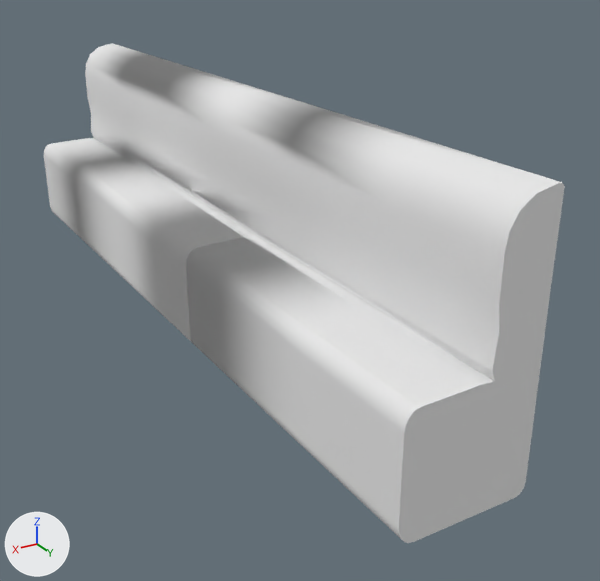
What one commit did to the OBJ model PantyHouse/models/sofa3.obj.
Before and after are seen from a camera (50 mm lens) standing at (146.0, 325.0, 111.0) and looking at (-28.0, 34.0, -34.0). The axes (+X, +Y, +Z) are drawn at lower left. The lights are the same throughout. Where no turn or scale is listed for an object, it has been applied to the vertices.

The first picture shows 'sofa3'.
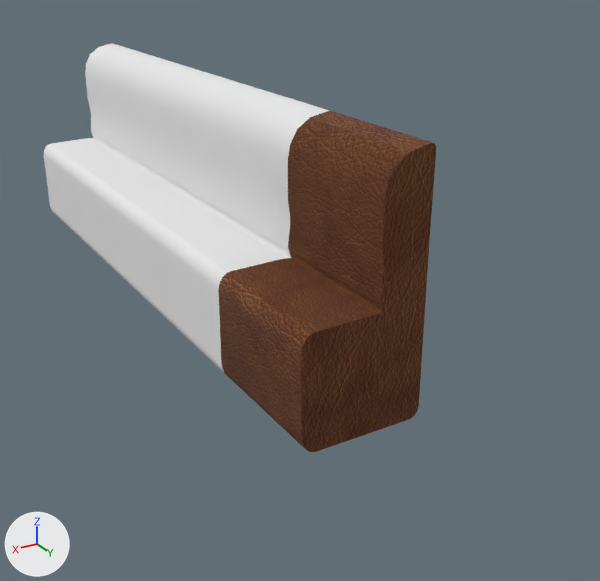
Where the change shows, as pixel boxes (x1, y1, x2, y2) in the pictures (600 x 581 px):
'sofa3', surface changed, reshaped (25% narrower, 18% shorter): before (44, 43, 565, 543); after (44, 43, 436, 452)
part 1 of me_sofa3, deleted: before (301, 143, 565, 543)
part 2 of me_sofa3, added: after (158, 87, 330, 372)
part 3 of me_sofa3, added: after (111, 69, 253, 317)
part 4 of me_sofa3, added: after (74, 55, 195, 274)
part 5 of me_sofa3, added: after (44, 43, 148, 239)

Diff of the bpy script that builds the scene:
```diff
--- a/PantyHouse/models/sofa3.obj.py
+++ b/PantyHouse/models/sofa3.obj.py
@@ img_sofa3_bmp @@
+img_sofa3_bmp = load_image('sofa3.bmp', '../textures/sofa3.bmp', 1024, 768, 'sRGB')
@@ mat_cassette2_blinn13sg @@
 mat_cassette2_blinn13sg = principled_material('_Cassette2:blinn13SG')
-mat_cassette2_blinn13sg.base_color = (0.8, 0.8, 0.8)  # white #e7e7e7
+mat_cassette2_blinn13sg.texture = img_sofa3_bmp
 mat_cassette2_blinn13sg.roughness = 1.0
@@ mat_blinn14sg1 @@
+mat_blinn14sg1 = principled_material('blinn14SG1')
+mat_blinn14sg1.base_color = (0.8, 0.8, 0.8)  # white #e7e7e7
+mat_blinn14sg1.roughness = 1.0
@@ me_sofa3 @@
 # used by ob_sofa3; location = (0.0, 0.0, 0.0)
-me_sofa3.from_pydata(...)  # 252 vertices, 239 faces; spans x -25.0..25.0, y -177.0..177.0, z -50.0..50.0
+me_sofa3.from_pydata(...)  # 360 vertices, 700 faces; spans x -25.0..25.0, y -177.0..124.0, z -50.0..50.0
+# me_sofa3 part 1: 36 vertices removed from x -25.0..25.0, y 177.0, z -50.0..50.0
+# me_sofa3 part 2: 36 vertices added at x -25.0..25.0, y 64.0, z -50.0..50.0
+# me_sofa3 part 3: 36 vertices added at x -25.0..25.0, y 4.0, z -50.0..50.0
+# me_sofa3 part 4: 36 vertices added at x -25.0..25.0, y -56.0, z -50.0..50.0
+# me_sofa3 part 5: 36 vertices added at x -25.0..25.0, y -116.0, z -50.0..50.0
 me_sofa3.materials.append(mat_cassette2_blinn13sg)
+me_sofa3.materials.append(mat_blinn14sg1)  # white #e7e7e7
```
